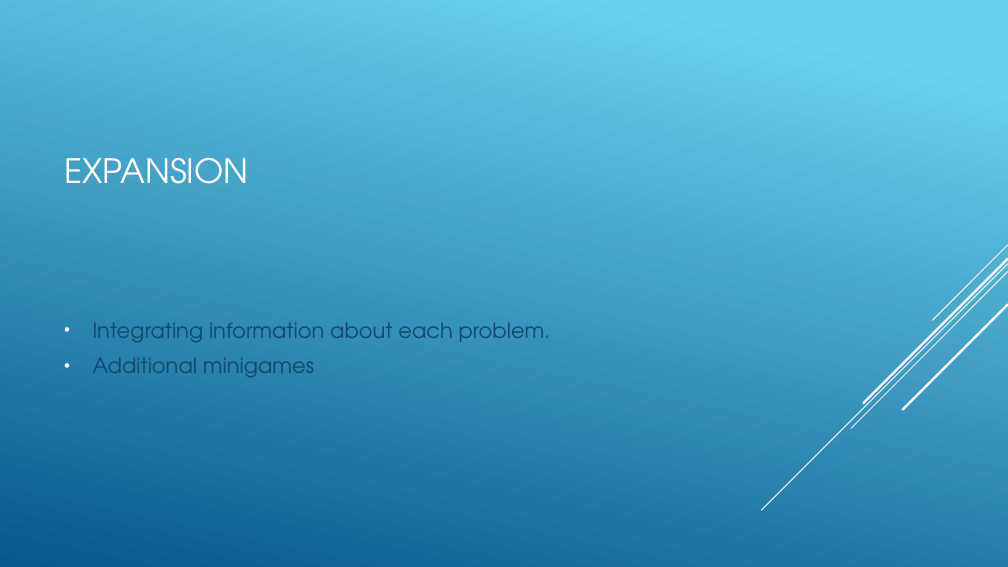
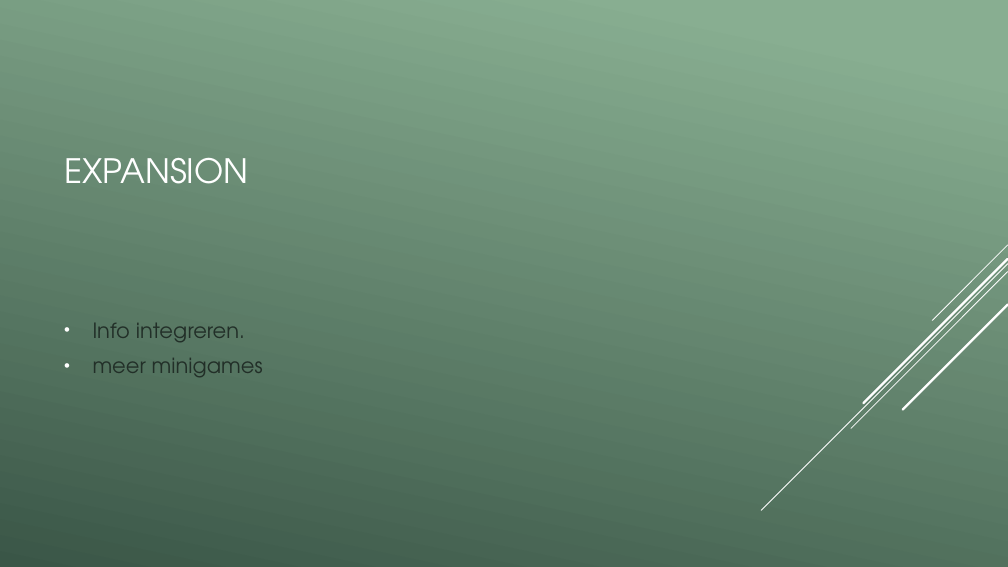
Before and after one commit to vives-project-xp/EducationalGame2, a slide deck: slide 8 of Educational_game_2.pptx (slide 9 before the commit). Drawn at 1008x567 pixels with LibreOffice and Linux fonts; fonts in the diff are those of the drawing. Boxes give left, top, right and bottom in pixels: in the first picture for what was removed or moved away, otherwise in the second. Text is boxed around its words. In the diff, an @@ line names an element or a change of style, - is before the commit and + after.

```diff
--- a/Educational_game_2.pptx
+++ b/Educational_game_2.pptx
@@ background gradient #6ED2EB to #06588E to gradient #88AE92 to #3B5647 @@
@@ text at [93, 323, 263, 377]: text changed; text colour #0F496F to #223028 @@
-• Integrating information about each problem.
-• Additional minigames
+• Info integreren.
+• meer minigames
```
Also in this commit, not shown: 2 other slides changed, 5 slides added, 6 slides removed, 1 other file.
